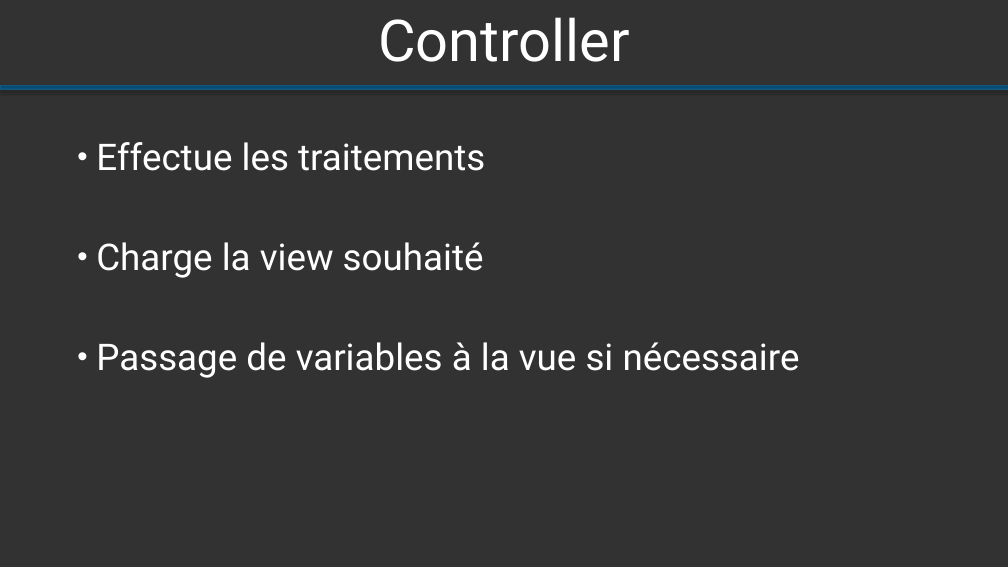
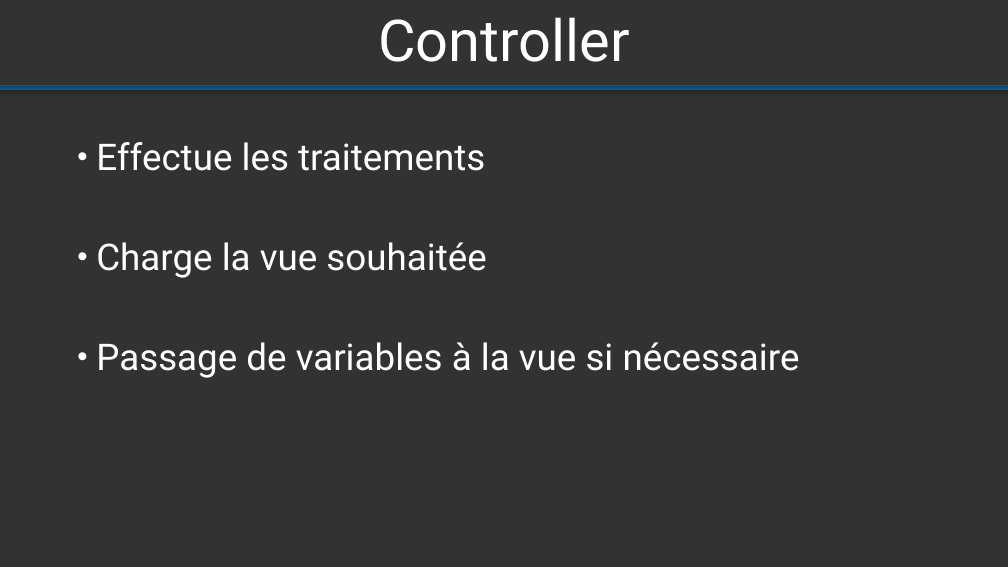
Before and after one commit to Altrue/archi, a slide deck: slide 4 of bazard/Présentation ODIARD PASINI.pptx. Drawn at 1008x567 pixels with LibreOffice and Linux fonts; fonts in the diff are those of the drawing. Boxes give left, top, right and bottom in pixels: in the first picture for what was removed or moved away, otherwise in the second. Text is boxed around its words. In the diff, an @@ line names an element or a change of style, - is before the commit and + after.

```diff
--- a/bazard/Présentation ODIARD PASINI.pptx
+++ b/bazard/Présentation ODIARD PASINI.pptx
@@ text at [96, 242, 486, 278]: text changed @@
-• Charge la view souhaité
+• Charge la vue souhaitée
```
Also in this commit, not shown: 2 other slides changed.
